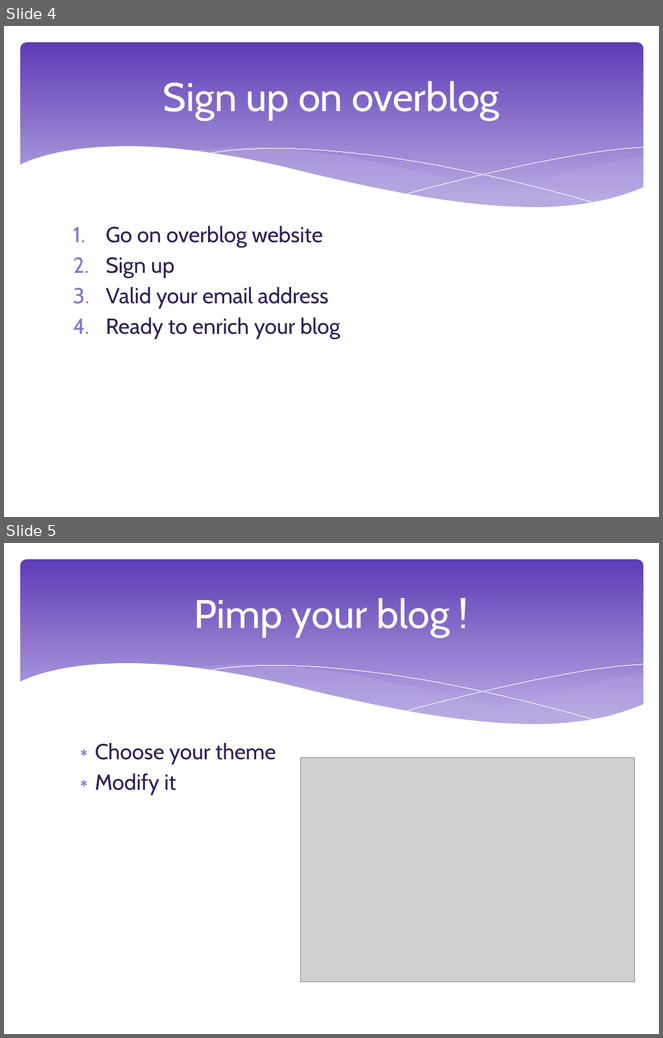
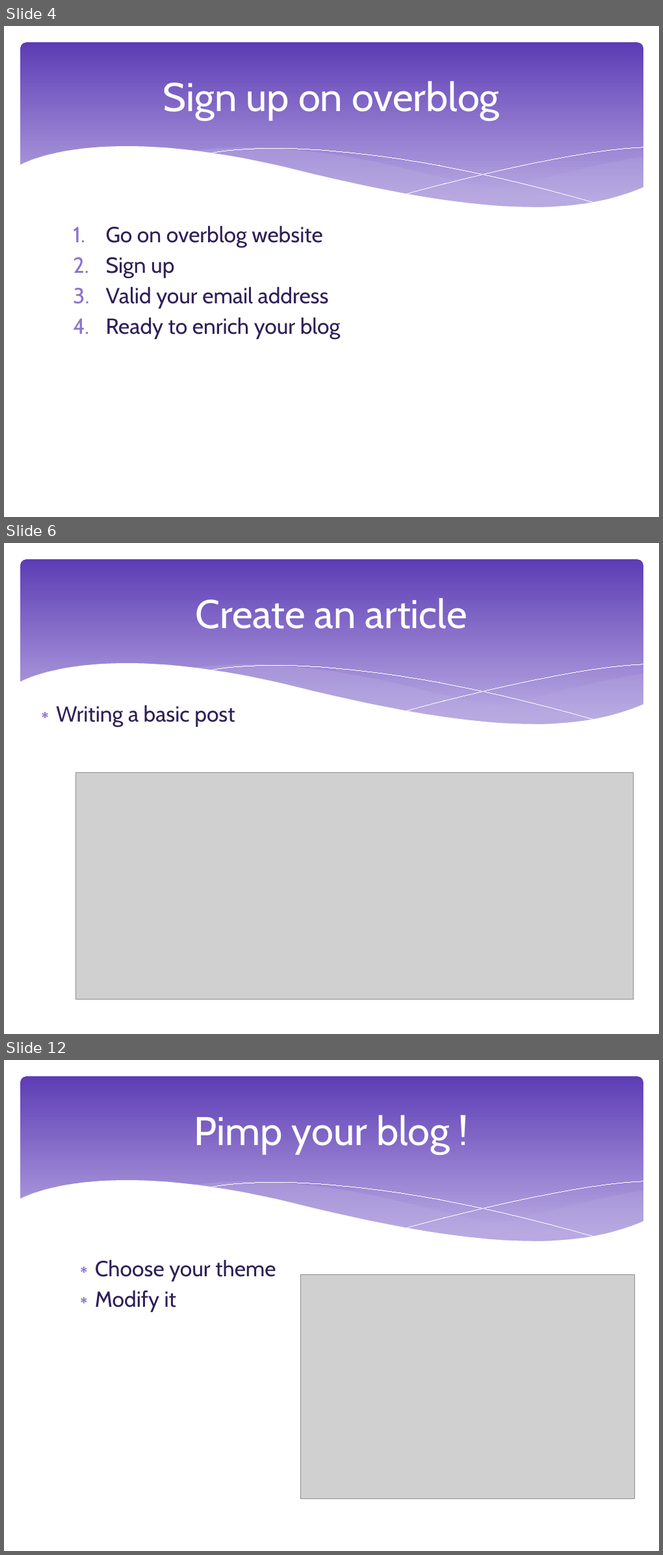
Before and after one commit to NoemieRullier/EnglishProjectBlog, a slide deck: Presentation.pptx. Shown one above the other, each under a label of ours: slides 4 and 5 before the commit, slides 4, 6 and 12 after it; the slides between them are not shown. The pictures are 663x1038 and 663x1555 pixels, drawn with LibreOffice and Linux fonts; fonts in the diff are those of the drawing; grey boxes stand for pictures. Boxes give left, top, right and bottom in pixels: in the first picture for what was removed or moved away, otherwise in the second. Text is boxed around its words. In the diff, an @@ line names an element or a change of style, - is before the commit and + after.

```diff
--- a/Presentation.pptx
+++ b/Presentation.pptx
@@ slide 6 added at [4,543,659,1034], background #FFFFFF; not listed: 6 template elements that a slide beside it also shows @@
@@ title added at [196,598,467,629], 44 pt, text #FFFFFF @@
+Create an article
@@ text added at [56,705,235,727], 24 pt, text #2F1F58 @@
+∗ Writing a basic post
@@ picture added at [76,772,633,999] @@
@@ what was slide 5 is now slide 12 @@
```
Also in this commit, not shown: 6 other slides added, 1 other file.
